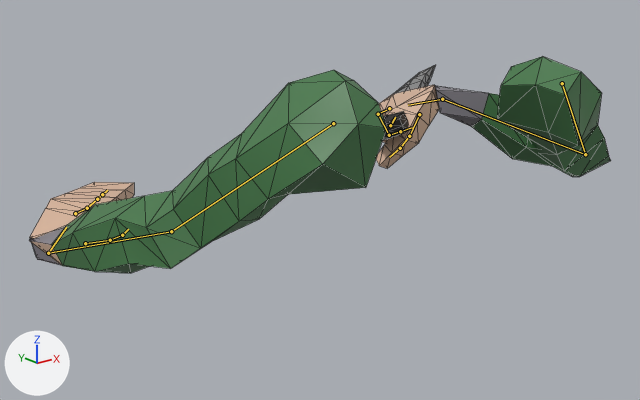
Two versions of the glTF model assets/models/weapons/melee/one_hand/cuchillo_de_cocina.glb, one commit apart.
One viewpoint serves both versions: a camera (50 mm lens) standing at (-0.824, -0.744, 0.21) and looking at (0.0, 0.285, -0.202). Lighting does not change. The marker at lower left points along +X, +Y and +Z. The first picture is the older version. Both versions are drawn at frame 7 of the action 'swing1'; the numbers are the values there. The bones that change, and the others that lie on the model, are drawn over the model as lines. Mesh edges are drawn as thin lines.

Objects in the first picture: 'Cuchillo', 'PiernaIzquierda'.
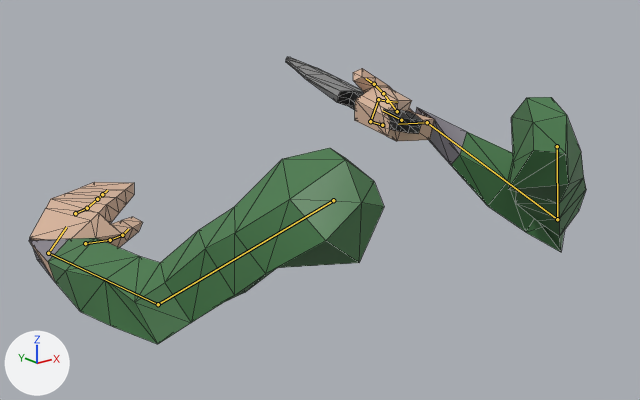
Edits to the bpy script that builds the scene:
```text
Change bone_upper_arm_left:
    where bone_upper_arm_left = bpy.data.objects['rig'].pose.bones['upper_arm_left']
    bone_upper_arm_left.location: (-0.012, -0.123, 0.098) -> (0.007, -0.036, 0.108)
    bone_upper_arm_left.rotation_quaternion: (0.887, 0.44, 0.003, 0.141) -> (0.886, 0.414, -0.043, 0.204)  # degrees (52, -7, 15) -> degrees (48, -14, 20)
Change bone_forearm_left:
    where bone_forearm_left = bpy.data.objects['rig'].pose.bones['forearm_left']  # child of 'upper_arm_left'
    bone_forearm_left.rotation_quaternion: (0.982, -0.044, 0.185, 0.016) -> (0.958, -0.247, 0.145, -0.01)  # degrees (-5, 21, 1) -> degrees (-30, 16, -5)
Change bone_hand_left:
    where bone_hand_left = bpy.data.objects['rig'].pose.bones['hand_left']  # child of 'forearm_left'
    bone_hand_left.rotation_quaternion: (-0.685, -0.694, -0.214, -0.05) -> (-0.784, -0.591, -0.186, 0.028)  # degrees (93, 13, 22) -> degrees (76, 19, 11)
Change bone_upper_arm_right:
    where bone_upper_arm_right = bpy.data.objects['rig'].pose.bones['upper_arm_right']
    bone_upper_arm_right.location: (0.012, -0.123, 0.098) -> (-0.007, -0.036, 0.108)
    bone_upper_arm_right.rotation_quaternion: (0.914, 0.244, -0.043, -0.32) -> (0.83, 0.367, 0.413, -0.071)  # degrees (28, 4, -37) -> degrees (55, 48, 16)
Change bone_forearm_right:
    where bone_forearm_right = bpy.data.objects['rig'].pose.bones['forearm_right']  # child of 'upper_arm_right'
    bone_forearm_right.rotation_quaternion: (0.519, -0.845, -0.089, 0.088) -> (0.511, -0.278, 0.281, -0.764)  # degrees (-116, 3, 14) -> degrees (-46, -8, -109)
Change bone_hand_right:
    where bone_hand_right = bpy.data.objects['rig'].pose.bones['hand_right']  # child of 'forearm_right'
    bone_hand_right.rotation_quaternion: (0.935, -0.198, -0.188, 0.225) -> (0.818, -0.296, 0.48, -0.115)  # degrees (-28, -15, 31) -> degrees (-58, 46, -43)
Change bone_hueso:
    where bone_hueso = bpy.data.objects['rig'].pose.bones['Hueso']  # child of 'hand_right'
    bone_hueso.location: (0.703, -0.264, -0.012) -> (0.702, -0.259, -0.11)
    bone_hueso.rotation_quaternion: (0.501, -0.503, 0.495, -0.5) -> (-0.5, -0.495, -0.503, -0.501)  # degrees (-90, 0, -89) -> degrees (90, 0, 91)
```

Changed parts and their boxes [x1, y1, x2, y2] in the pictures (640 x 400 px):
'PiernaIzquierda', posed (27% taller): before [29, 56, 611, 273]; after [29, 68, 586, 344]
'Cuchillo', posed: before [382, 65, 435, 141]; after [286, 57, 422, 134]
bone 'upper_arm_left', root to tip: before (333, 123) to (171, 231); after (333, 200) to (158, 304)
bone 'forearm_left', root to tip: before (171, 231) to (48, 253); after (158, 304) to (48, 253)
bone 'upper_arm_right', root to tip: before (562, 83) to (585, 154); after (557, 146) to (557, 219)
bone 'forearm_right', root to tip: before (585, 154) to (442, 99); after (557, 219) to (427, 122)
bone 'hand_right', root to tip: before (442, 99) to (408, 105); after (427, 122) to (398, 124)
bone 'Hueso', root to tip: before (390, 125) to (395, 117); after (401, 120) to (382, 110)
